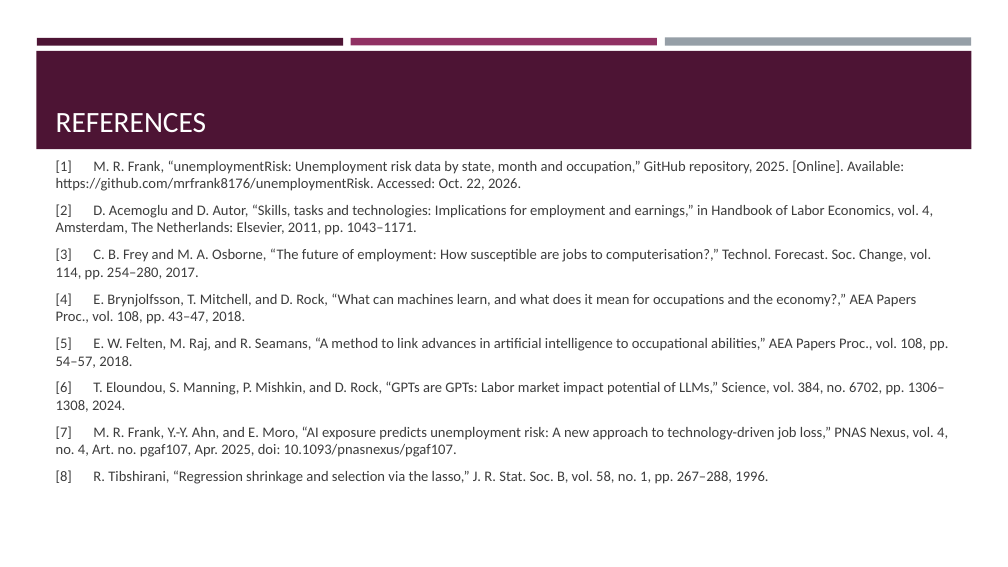
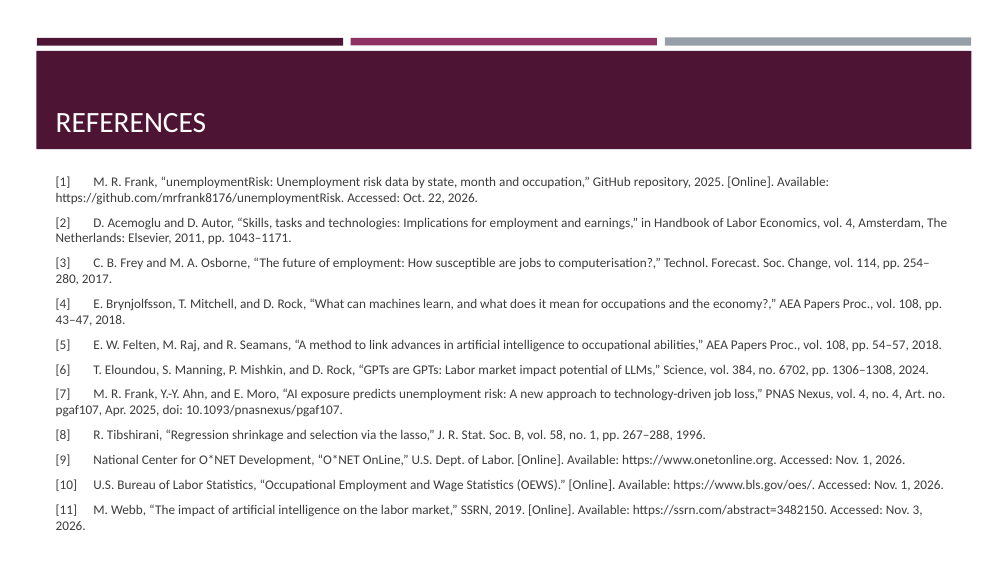
Before and after one commit to Ashonet/CSCU9DA_Assignment, a slide deck: slide 12 of CSCU9DA_Presentation.pptx (slide 10 before the commit). Drawn at 1008x567 pixels with LibreOffice and Linux fonts; fonts in the diff are those of the drawing. Boxes give left, top, right and bottom in pixels: in the first picture for what was removed or moved away, otherwise in the second. Text is boxed around its words. In the diff, an @@ line names an element or a change of style, - is before the commit and + after.

Commit message:
ppt update

```diff
--- a/CSCU9DA_Presentation.pptx
+++ b/CSCU9DA_Presentation.pptx
@@ text at (x1=56, y1=176, x2=947, y2=442): size 13.9 to 12.6 pt in "[1] M. R. Frank, “unemploymentRisk: Unemployment risk ...", "[2] D. Acemoglu and D. Autor, “Skills, ...", "[3] C. B. Frey and M. A. ...", "[4] E. Brynjolfsson, T. Mitchell, and D. ..." and 4 more places @@
@@ text at (x1=56, y1=454, x2=944, y2=530): paragraphs added @@
+[9] National Center for O*NET Development, “O*NET OnLine,” U.S. Dept. of Labor. [Online]. Available: https://www.onetonline.org. Accessed: Nov. 1, 2026.
+[10] U.S. Bureau of Labor Statistics, “Occupational Employment and Wage Statistics (OEWS).” [Online]. Available: https://www.bls.gov/oes/. Accessed: Nov. 1, 2026.
+[11] M. Webb, “The impact of artificial intelligence on the labor market,” SSRN, 2019. [Online]. Available: https://ssrn.com/abstract=3482150. Accessed: Nov. 3, 2026.
```
Also in this commit, not shown: 6 other slides changed, 2 slides added.
